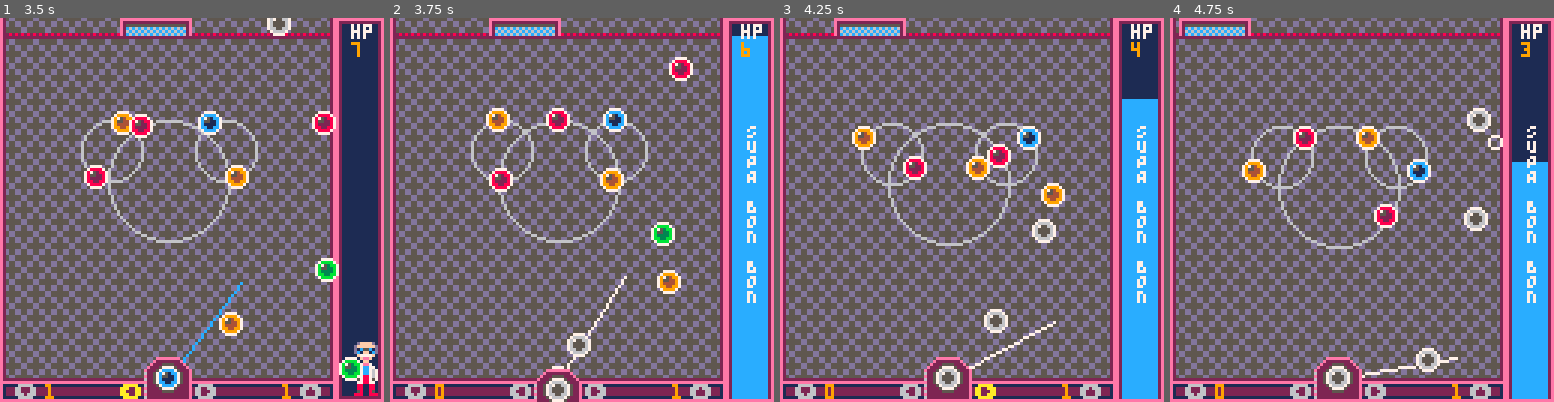
Above: before the commit, frames 1-4 (left to right).
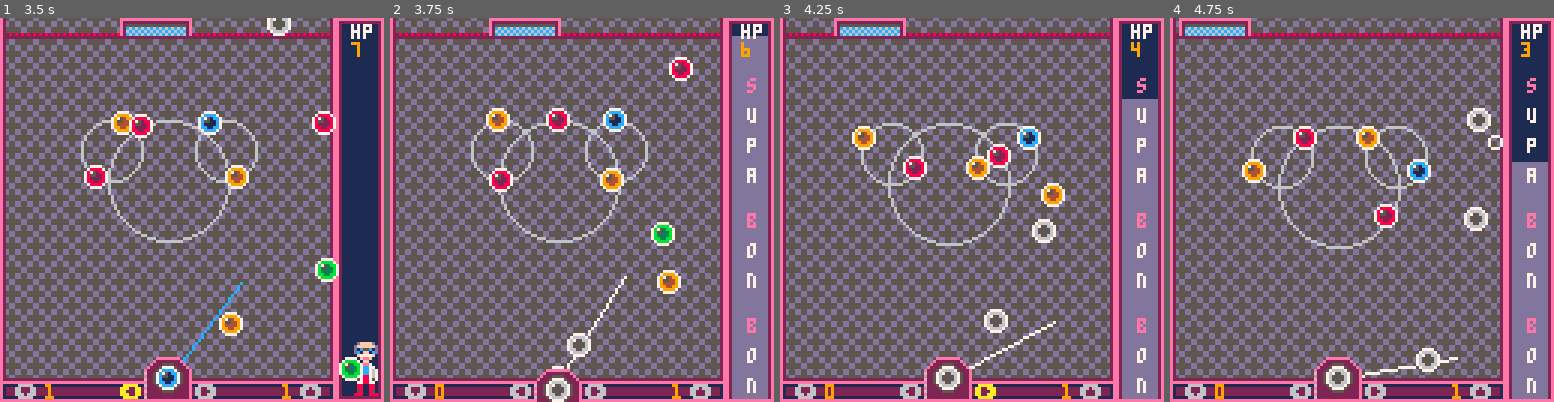
Above: after the commit, the same moments.

Repository: adamwoolridge/pico8
Game: PICO-8 cartridge bonbonshoot.p8
Two runs of this game, one before a commit and one after it. Both use one fixed random seed, a clock stepped at 60 frames per second and the inputs below.
Inputs:
- Up to frame 1 (3.5 s): tap X (X key) at 0.33, 1.07, 1.85, 2.97 s; tap O (Z key) at 0.7, 1.7, 2.1, 2.5, 2.9, 3.3 s; hold Right 1.6-2.1 s; hold Right 2.47-3.03 s; hold Left from 3.08 s (still down)
- Up to frame 2 (3.75 s): release Left at 3.58 s; hold Down from 3.63 s (still down); tap O (Z key) at 3.7 s
- Up to frame 3 (4.25 s): release Down at 3.97 s; hold Right from 4.02 s (still down); tap X (X key) at 4.08 s; tap O (Z key) at 4.1 s
- Up to frame 4 (4.75 s): tap O (Z key) at 4.5 s; release Right at 4.68 s

Frame 1 is identical in both runs. In frame 2, 8.7% of the frame differs, in the area x 89-99%, y 4-100%; in frame 3, 7.3%; in frame 4, 5.9%.

Commit message:
[Bonbon] More

Diff:
--- a/bonbonshoot.p8
+++ b/bonbonshoot.p8
@@ -398,28 +399,29 @@
 end
 
 function drawsupabonbon()
-	if (supabonbon.life <= 0) then
+	if (supabonbon.life <= 0 and supabonbon.cool <= 0) then
 		return
 	end
 
 	local perc = supabonbon.life / supabonbon.lifetime
 	rectfill(113,2,125,126,2)
 	rectfill(114,2,125,126,1)
-	rectfill(114,2+126-(124*perc),125,126,12)
+	rectfill(114,2+126-(124*perc),125,126,13)
 
 	local c = 7
-	print ("S", 119, 35, c)
-	print ("U", 119, 40, c)
-	print ("P", 119, 45, c)
-	print ("A", 119, 50, c)
-
-	print ("B", 119, 60, c)
-	print ("O", 119, 65, c)
-	print ("N", 119, 70, c)
-
-	print ("B", 119, 80, c)
-	print ("O", 119, 85, c)
-	print ("N", 119, 90, c)
+	print ("s", 119, 20, 14)
+	print ("u", 119, 30, c)
+	print ("p", 119, 40, c)
+	print ("a", 119, 50, c)
+
+	print ("b", 119, 65, 14)
+	print ("o", 119, 75, c)
+	print ("n", 119, 85, c)
+
+	print ("b", 119, 100, 14)
+	print ("o", 119, 110, c)
+	print ("n", 119, 120, c)
+
 	supabonbon.life -= 1
 
 	if (supabonbon.life == 0) then
